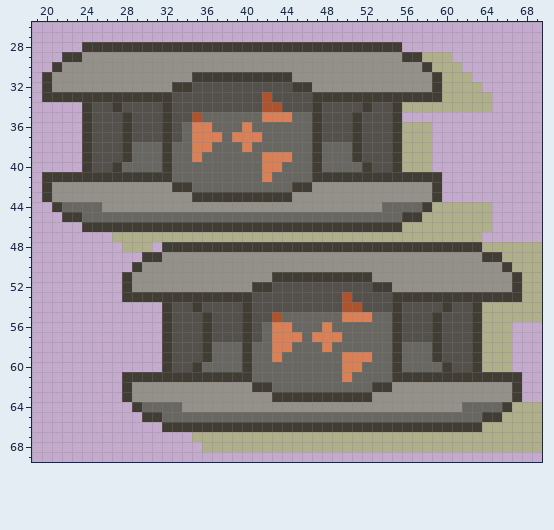
Sprite sheet: img/decor/2x2_fuel_cell_2.png. This is how it looked before the edit.
The file is 70x70 pixels. Shown: x 19..69, y 26..69.
The same view after the edit:
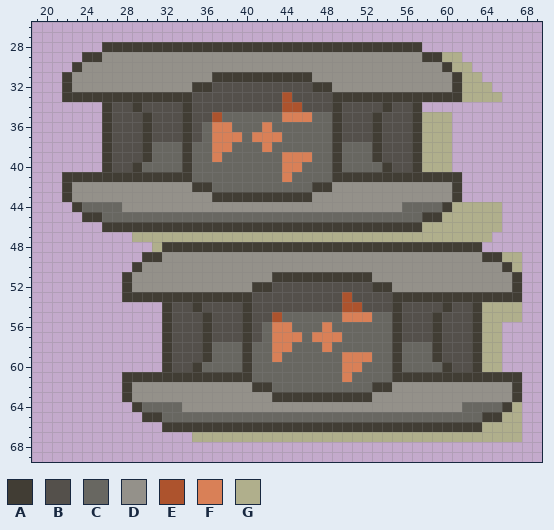
Palette (. is transparent): A #413d34  B #54504b  C #686761  D #94918a  E #ad532d  F #d98057  G #b0af8c
Change:
Changed rows in their new state; - is an unchanged pixel.
first column x 20:
28 ----..------------------------------AA------------
29 --..AA------------------------------DDAA-G--------
30 -..A----------------------------------DDA-G-------
31 ..A------------DD--------AA------------DDA-G------
32 ..A----------DDAA--------BBAA----------DDA--G-----
33 ..-----------AA-------B-E--BB-----------AA---G----
34 ----..AB-A--B-A-------BBEE-B-A--B-ABBA.......-----
35 ----..A-B-A-B-ABBE----CC-FFCCA-B-A-BBAGGG---------
36 ----..A-B-A-B-ABCFF-C-F----CCA-B-A-BBA-GG---------
37 ----..A-B-A-B-ABC-F-C-FF---CCA-B-A-BBA-GG---------
38 ----..A-BBA-C-ACCFF-C-F----C-A-CCA-BBA-GG---------
39 ----..A-BBA-C-AC-F----CC-FFC-A-CCA-BBA-GG---------
40 ----..ABBA--C-A-------CCFF-C-A--CCABBA-GG---------
41 ..-----------AA-------C-F--CC-----------AA--------
42 ..A----------DDAA--------CCAA----------DDA--------
43 ..A------------DD--------AA------------DDA--------
44 -..A--CC--------------------------DD--CCA----G----
45 --..AA------------------------------CCAA-----G----
46 ----..------------------------------AA-------G----
47 -------..-----------------------------------G-----
48 --------...G--------------------------------......
49 ------------------------------------------------..
50 ------------------------------------------------..
51 ------------------------------------------------..
52 ------------------------------------------------..
53 ------------------------------------------------..
54 ------------------------------------------------..
55 ------------------------------------------------..
56 ----------------------------------------------.---
57 ----------------------------------------------.---
58 ----------------------------------------------.---
59 ----------------------------------------------.---
60 ----------------------------------------------.---
first column x 36:
64 --------------------------------..
65 --------------------------------..
66 --------------------------------..
67 --------------------------------..
68 ..................................
Changed places in both pictures, as pixel boxes (x1, y1, x2, y2):
changed: (42, 42, 542, 452)
